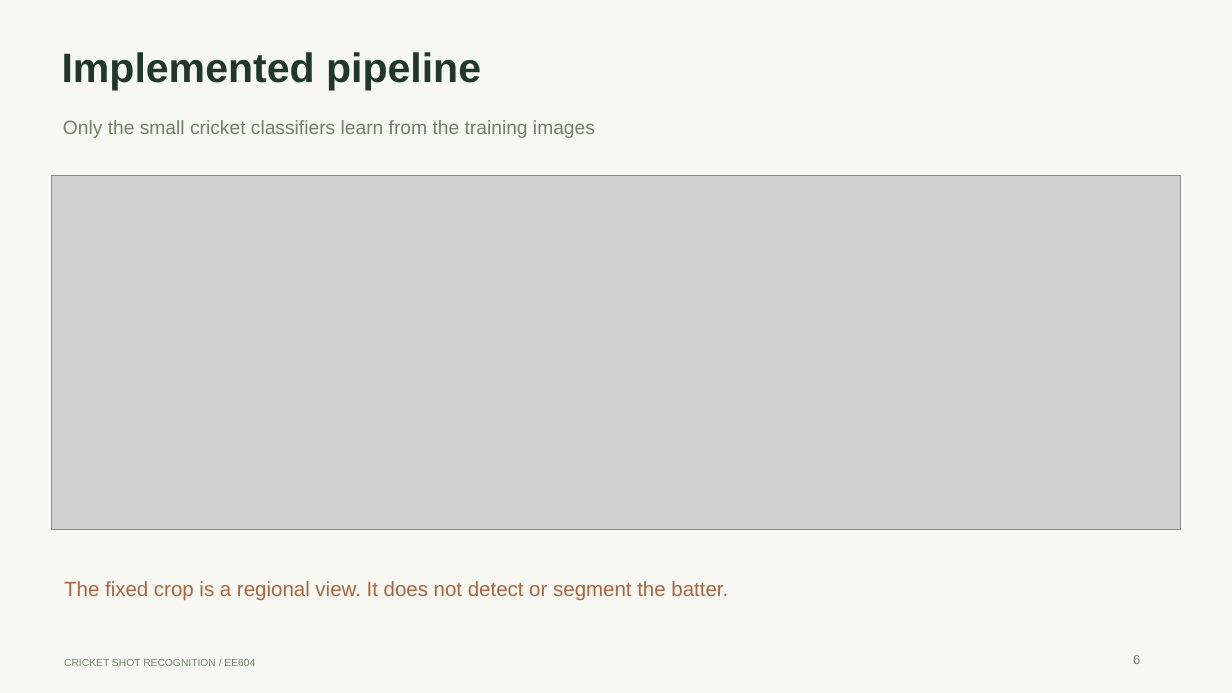
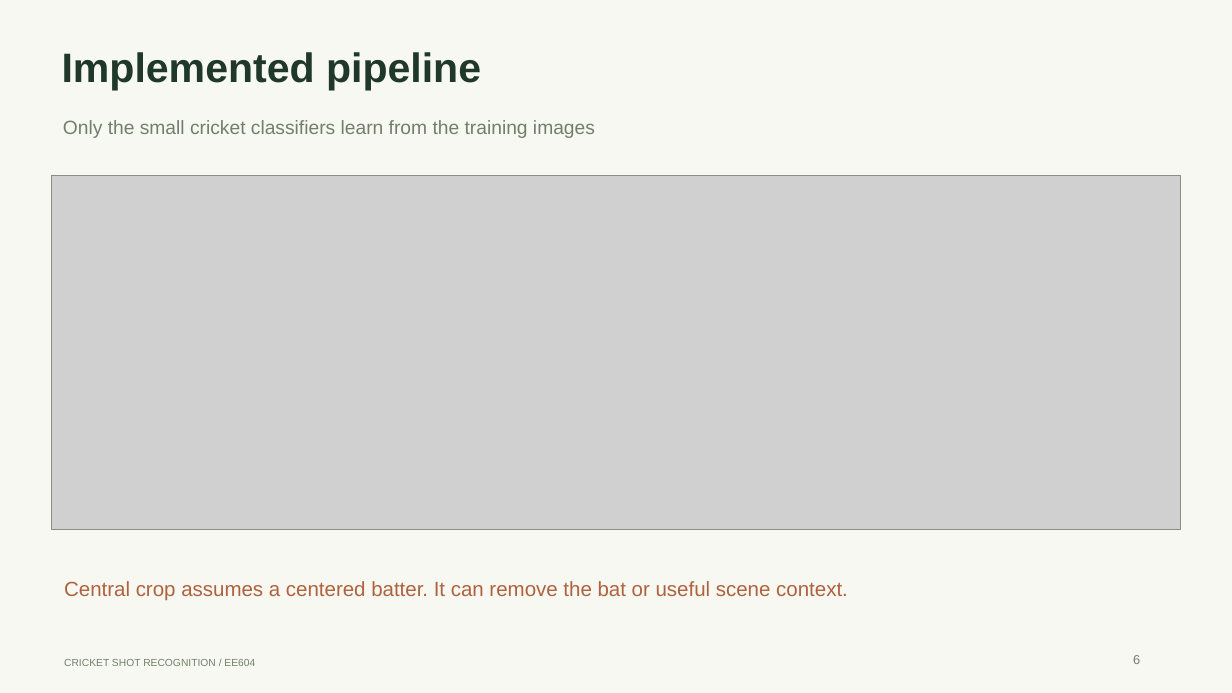
Before and after one commit to hrushikeshroop/cricket-shot-recognition-ee604, a slide deck: slide 6 of output/presentation/CricketShot_Presentation.pptx. Drawn at 1232x693 pixels with LibreOffice and Linux fonts; fonts in the diff are those of the drawing; grey boxes stand for pictures. Boxes give left, top, right and bottom in pixels: in the first picture for what was removed or moved away, otherwise in the second. Text is boxed around its words. In the diff, an @@ line names an element or a change of style, - is before the commit and + after.

```diff
--- a/output/presentation/CricketShot_Presentation.pptx
+++ b/output/presentation/CricketShot_Presentation.pptx
@@ text at [64,581,848,601]: text changed @@
-The fixed crop is a regional view. It does not detect or segment the batter.
+Central crop assumes a centered batter. It can remove the bat or useful scene context.
```
Also in this commit, not shown: 4 other slides changed, 1 slide added, 1 slide removed, 38 other files.
